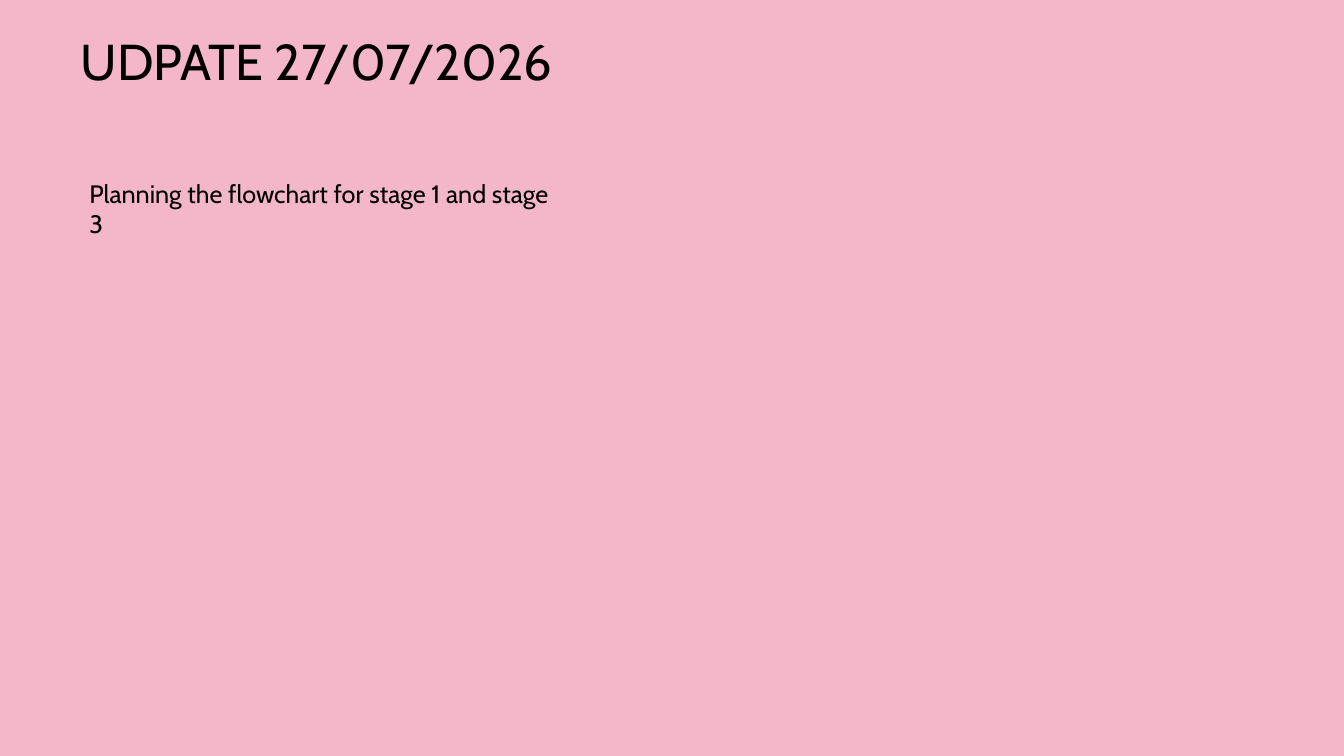
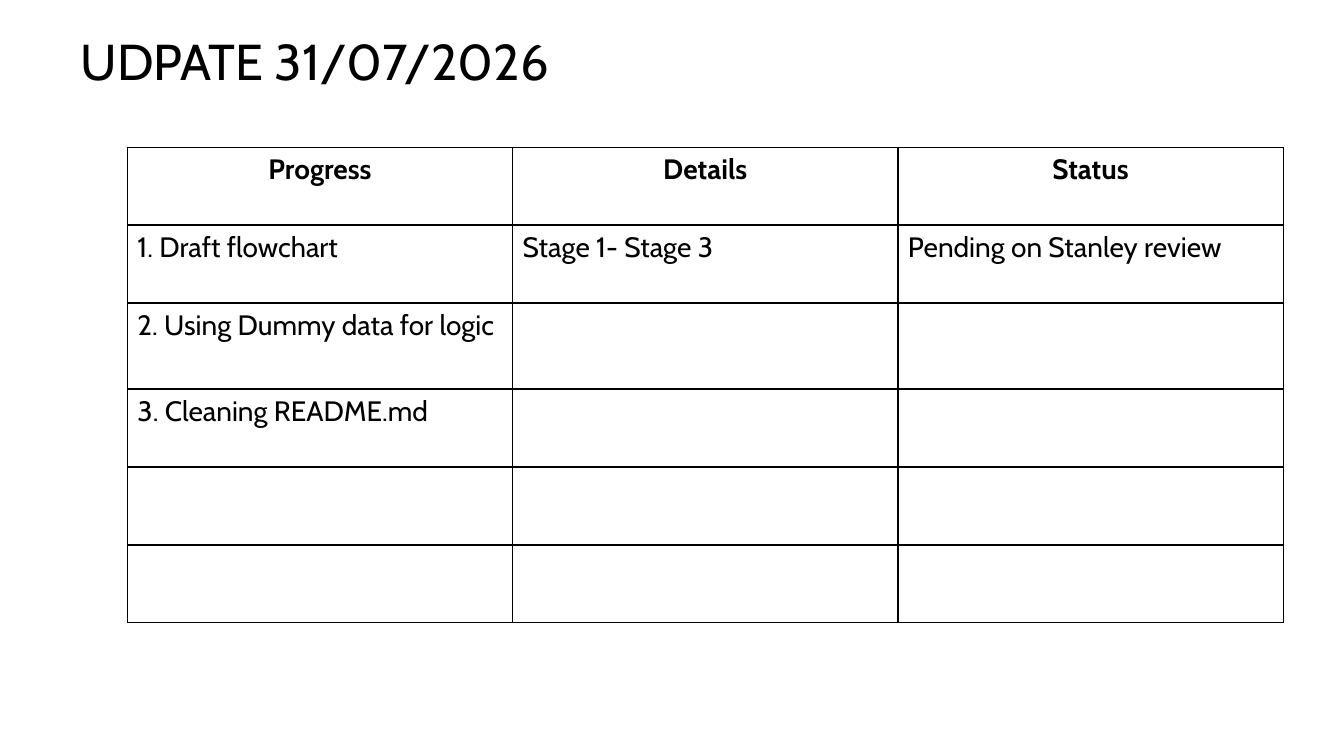
Before and after one commit to Syaziyah30/DeviceCluster, a slide deck: slide 3 of 1.training_model/supplementary/Device Identifier 20260717.pptx. Drawn at 1344x756 pixels with LibreOffice and Linux fonts; fonts in the diff are those of the drawing. Boxes give left, top, right and bottom in pixels: in the first picture for what was removed or moved away, otherwise in the second. Text is boxed around its words. In the diff, an @@ line names an element or a change of style, - is before the commit and + after.

Commit message:
Update flowchart

```diff
--- a/1.training_model/supplementary/Device Identifier 20260717.pptx
+++ b/1.training_model/supplementary/Device Identifier 20260717.pptx
@@ background #F4B7CA to #FFFFFF @@
@@ text at bbox=[81, 44, 549, 85]: text changed @@
-UDPATE 27/07/2026
+UDPATE 31/07/2026
@@ table added at bbox=[127, 147, 1282, 623], 6 rows, 3 columns @@
+Progress | Details | Status
+1. Draft flowchart | Stage 1- Stage 3 | Pending on Stanley review
+2. Using Dummy data for logic |  | 
+3. Cleaning README.md |  | 
+ |  | 
+ |  | 
@@ text removed at bbox=[89, 184, 548, 234] @@
-Planning the flowchart for stage 1 and stage 3
```
Also in this commit, not shown: 1 other slide changed, 1 other file.
